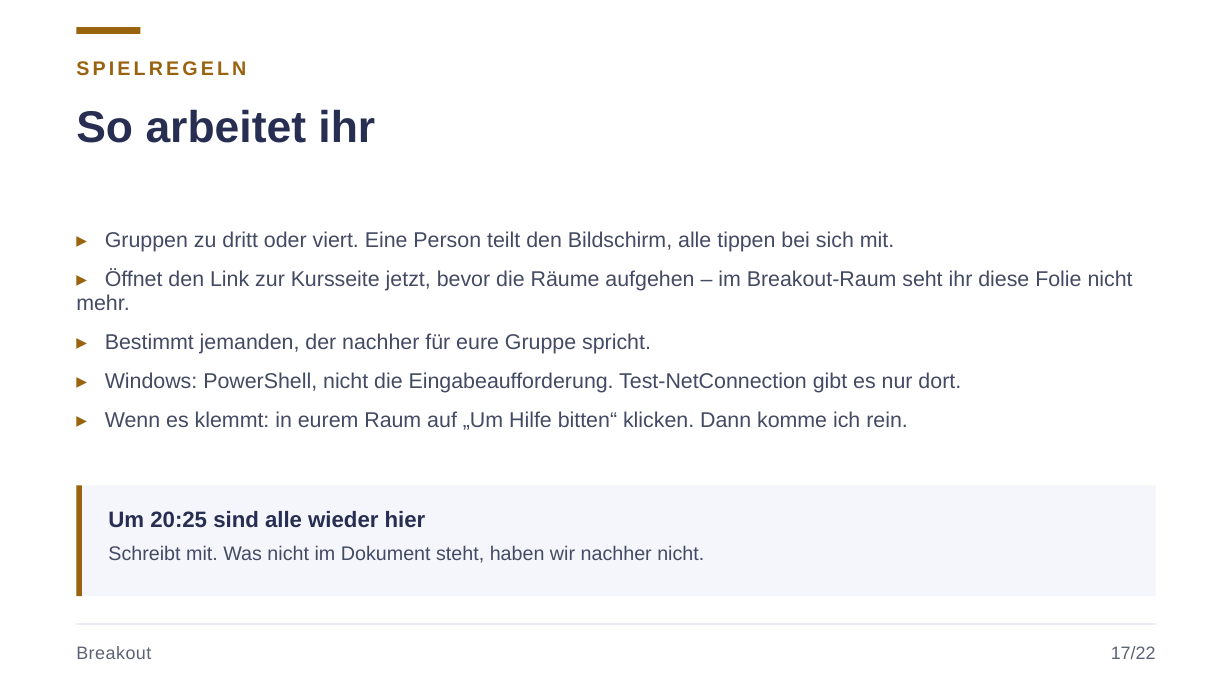
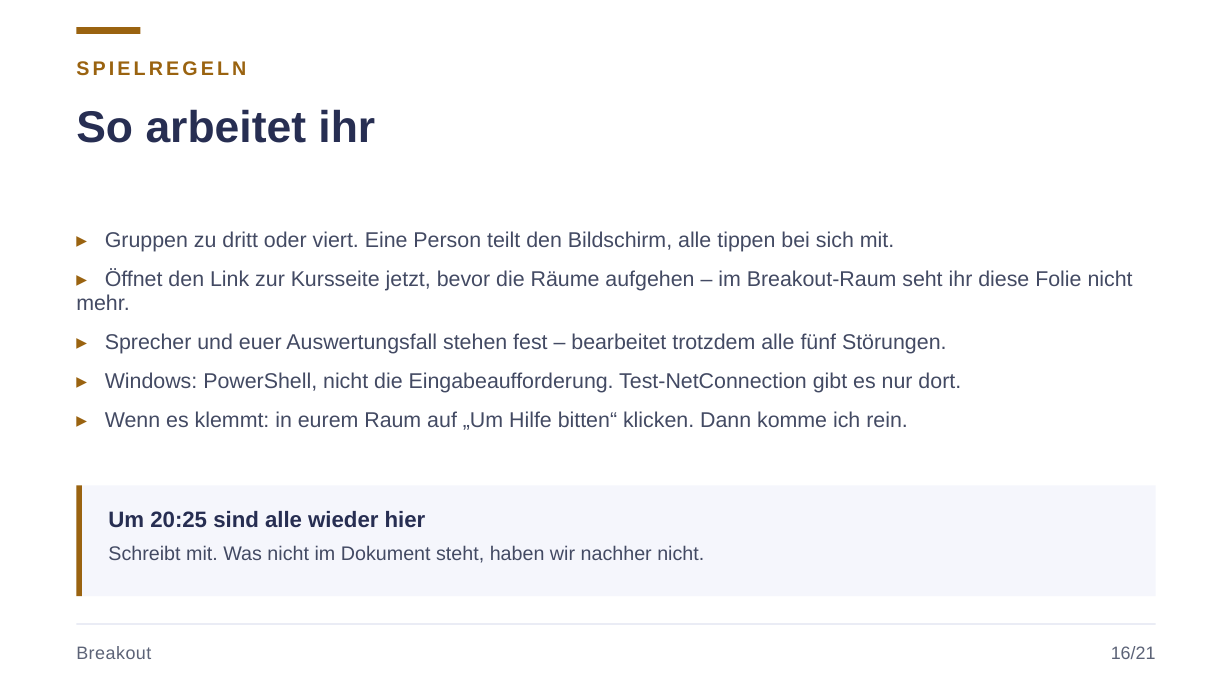
Before and after one commit to JacobMenge/kurs-unterlagen, a slide deck: slide 21 of folien/dist/01-netzwerke-grundlagen.pptx (slide 22 before the commit). Drawn at 1232x693 pixels with LibreOffice and Linux fonts; fonts in the diff are those of the drawing. Boxes give left, top, right and bottom in pixels: in the first picture for what was removed or moved away, otherwise in the second. Text is boxed around its words. In the diff, an @@ line names an element or a change of style, - is before the commit and + after.

```diff
--- a/folien/dist/01-netzwerke-grundlagen.pptx
+++ b/folien/dist/01-netzwerke-grundlagen.pptx
@@ text at (105,333,946,354): text changed @@
-▸ Bestimmt jemanden, der nachher für eure Gruppe spricht.
+▸ Sprecher und euer Auswertungsfall stehen fest – bearbeitet trotzdem alle fünf Störungen.
@@ text at (1111,646,1156,659): text changed @@
-17/22
+16/21
```
Also in this commit, not shown: 20 other slides changed, 1 slide removed, 4 other files.
